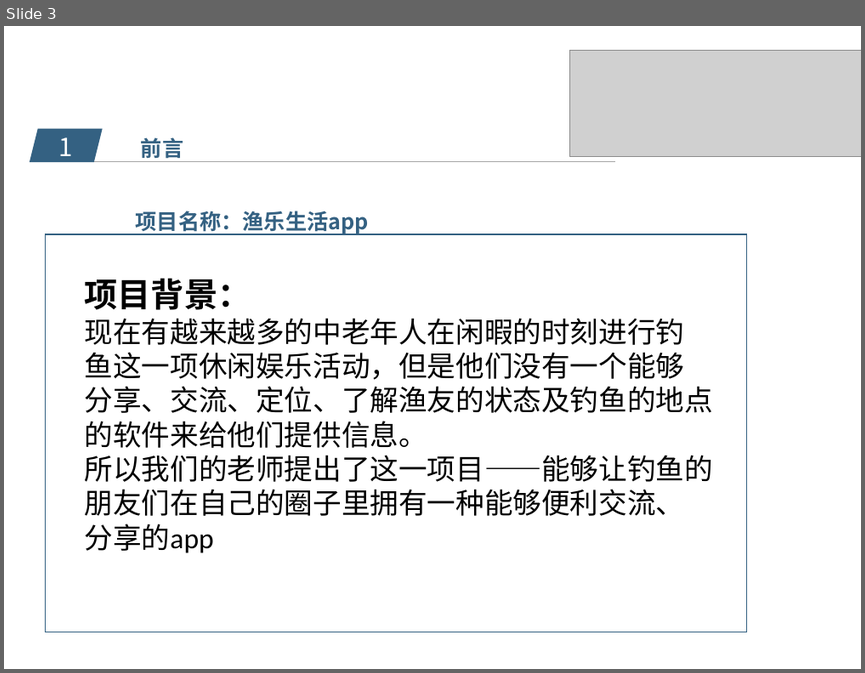
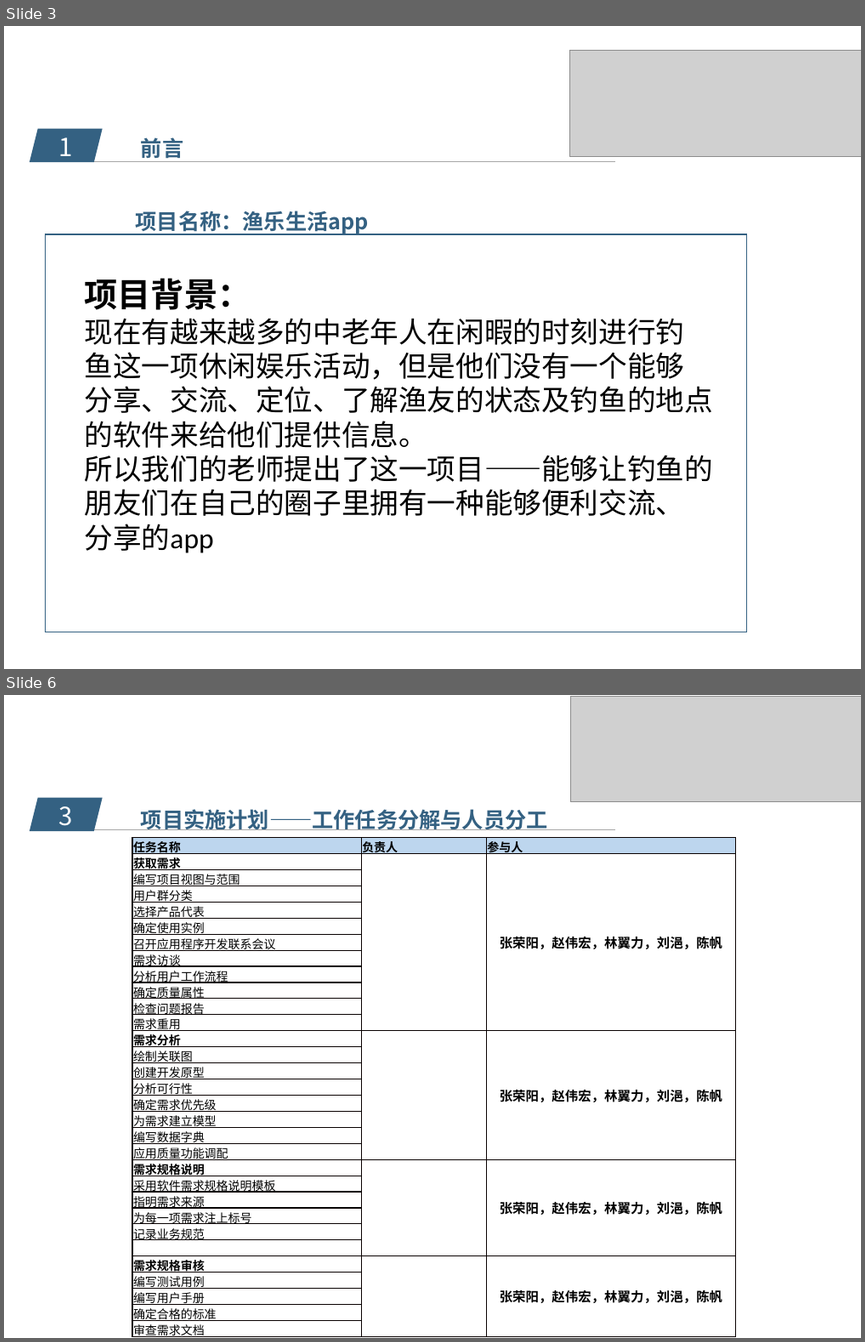
Before and after one commit to popopoi/PRD2018-G07, a slide deck: 受控文档/项目计划/PRD2018-G07-项目计划PPT.pptx. Shown one above the other, each under a label of ours: slide 3 before the commit, slides 3 and 6 after it; the slides between them are not shown. The pictures are 865x673 and 865x1342 pixels, drawn with LibreOffice and Linux fonts; fonts in the diff are those of the drawing; grey boxes stand for pictures; background and template pictures are left out. Boxes give left, top, right and bottom in pixels: in the first picture for what was removed or moved away, otherwise in the second. Text is boxed around its words. In the diff, an @@ line names an element or a change of style, - is before the commit and + after.

Commit message:
修订［PRD2018-G07-可行性分析报告］（修改了预算表） 修订［PRD2018-G07-需求工程项目计划］（修改了预算表／采购表） 修订［PRD2018-G07-成本管理计划］（修改了预算表） 修订［PRD2018-G07-配置管理计划］（修改了会议文档的上传规范） 修订［PRD2018-G07-采购管理计划］（修改了采购表） 修订［PRD2018-G07-项目计划PPT］（丰富和完善了内容）

```diff
--- a/受控文档/项目计划/PRD2018-G07-项目计划PPT.pptx
+++ b/受控文档/项目计划/PRD2018-G07-项目计划PPT.pptx
@@ slide 6 added at bbox=[4, 695, 861, 1338], background picture (left out) @@
@@ picture added at bbox=[570, 696, 861, 802] @@
@@ parallelogram added at bbox=[30, 798, 103, 831], fill #346182 @@
@@ text added at bbox=[59, 806, 73, 832], 21 pt, text #FFFFFF @@
+3
@@ text added at bbox=[141, 809, 548, 830], 18 pt, text #346182, bold @@
+项目实施计划——工作任务分解与人员分工
@@ line added from (60, 829) to (615, 829), #A6A6A6 0.5 pt @@
@@ table added at bbox=[132, 837, 736, 1338], 31 rows, 3 columns @@
+任务名称 | 负责人 | 参与人
+获取需求 |  | 张荣阳，赵伟宏，林翼力，刘浥，陈帆
+编写项目视图与范围 |  | 
+用户群分类 |  | 
+选择产品代表 |  | 
+确定使用实例 |  | 
+召开应用程序开发联系会议 |  | 
+需求访谈 |  | 
+分析用户工作流程 |  | 
+确定质量属性 |  | 
+检查问题报告 |  | 
+需求重用 |  | 
+需求分析 |  | 张荣阳，赵伟宏，林翼力，刘浥，陈帆
+绘制关联图 |  | 
+创建开发原型 |  | 
+分析可行性 |  | 
+确定需求优先级 |  | 
+为需求建立模型 |  | 
+编写数据字典 |  | 
+应用质量功能调配 |  | 
+需求规格说明 |  | 张荣阳，赵伟宏，林翼力，刘浥，陈帆
+采用软件需求规格说明模板 |  | 
+指明需求来源 |  | 
+为每一项需求注上标号 |  | 
+记录业务规范 |  | 
+ |  | 
+需求规格审核 |  | 张荣阳，赵伟宏，林翼力，刘浥，陈帆
+编写测试用例 |  | 
+编写用户手册 |  | 
+确定合格的标准 |  | 
+审查需求文档 |  | 
```
Also in this commit, not shown: 6 slides changed, 13 other slides added, 3 slides removed, 5 other files.
